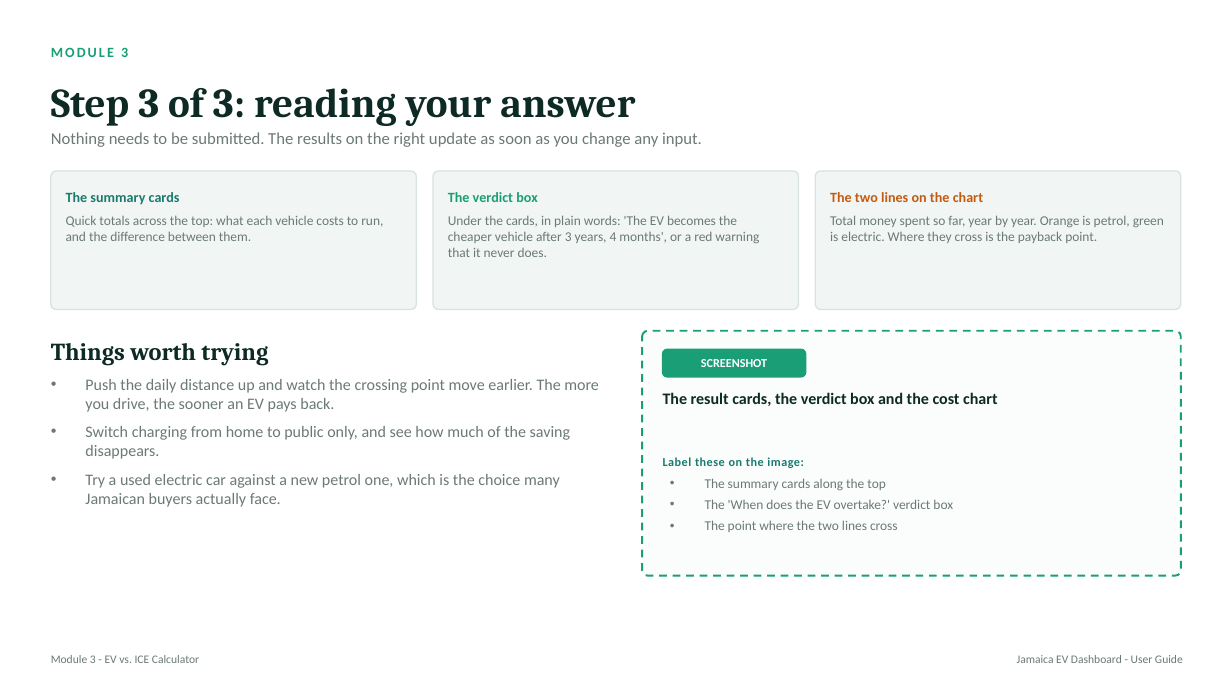
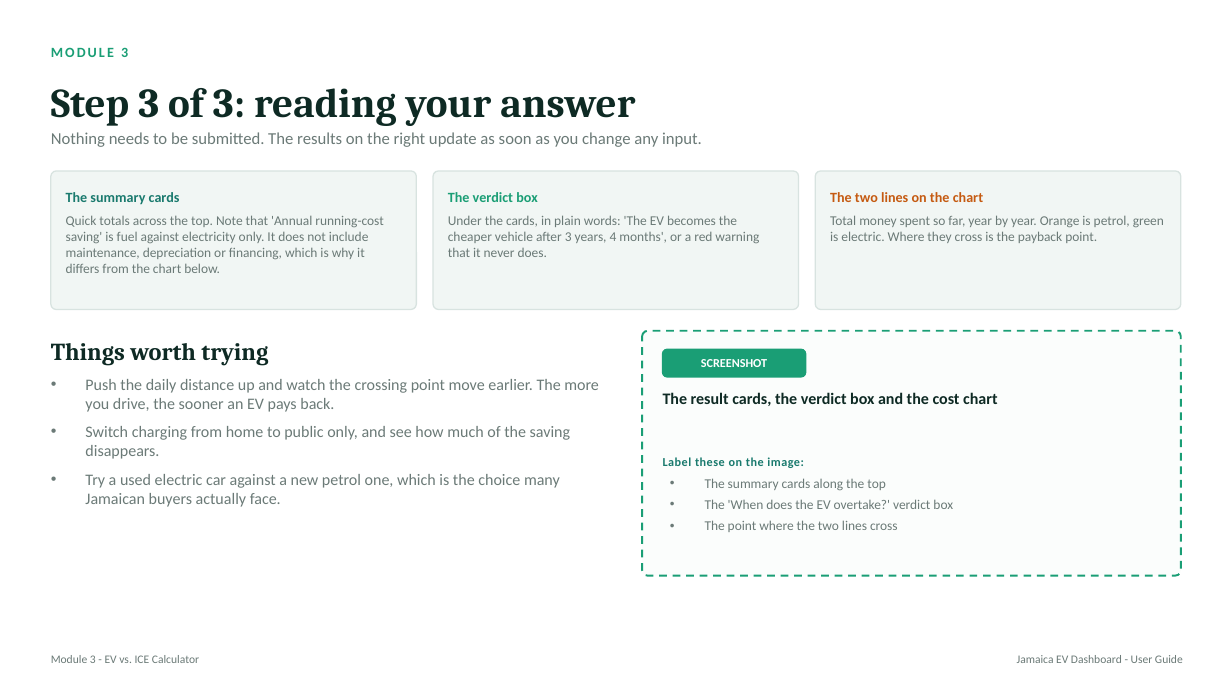
Before and after one commit to andsmart01-sketch/EV-Lab-UWI, a slide deck: slide 18 of docs/EV_Dashboard_User_Guide.pptx. Drawn at 1232x693 pixels with LibreOffice and Linux fonts; fonts in the diff are those of the drawing. Boxes give left, top, right and bottom in pixels: in the first picture for what was removed or moved away, otherwise in the second. Text is boxed around its words. In the diff, an @@ line names an element or a change of style, - is before the commit and + after.

```diff
--- a/docs/EV_Dashboard_User_Guide.pptx
+++ b/docs/EV_Dashboard_User_Guide.pptx
@@ text at <box>66,215,383,273</box>: text changed @@
-Quick totals across the top: what each vehicle costs to run, and the difference between them.
+Quick totals across the top. Note that 'Annual running-cost saving' is fuel against electricity only. It does not include maintenance, depreciation or financing, which is why it differs from the chart below.
```
Also in this commit, not shown: 11 other slides changed, 3 other files.
